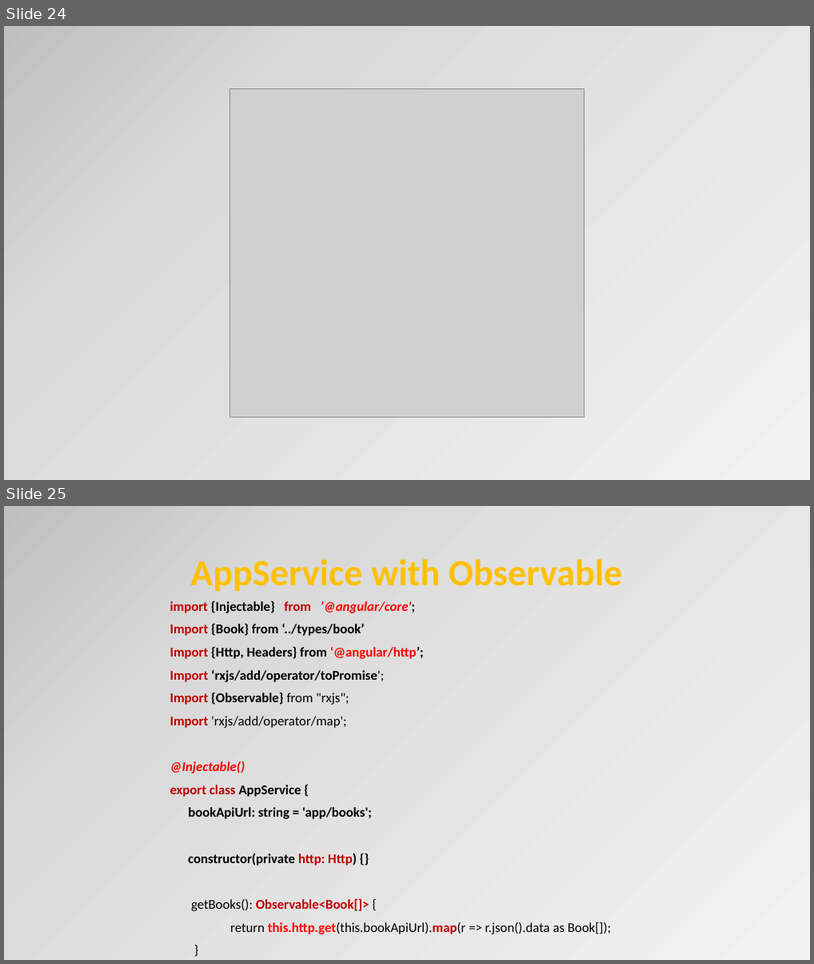
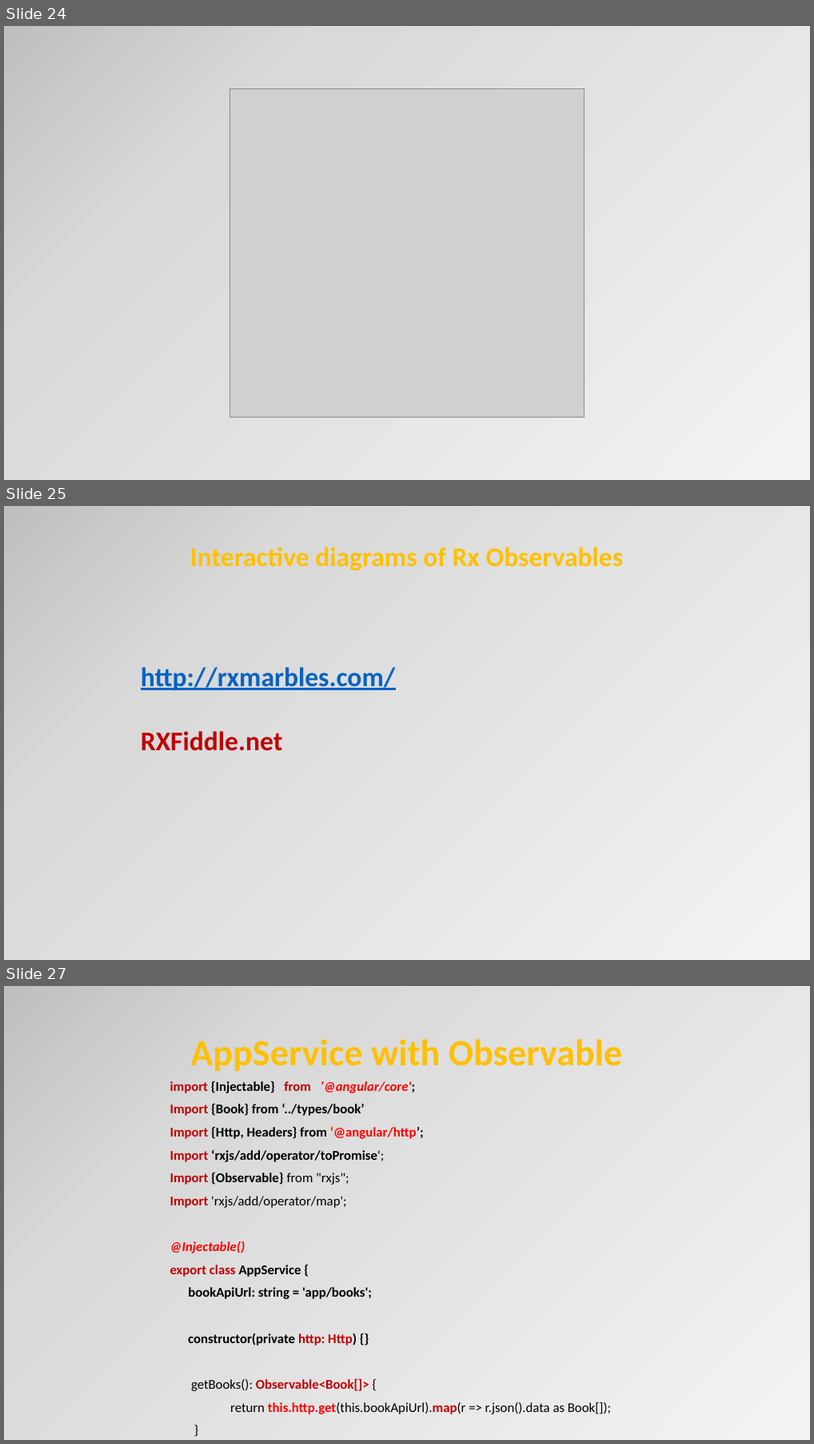
Before and after one commit to petereijgermans11/workshop-reactjs-angular, a slide deck: Angular2.pptx. Shown one above the other, each under a label of ours: slides 24 and 25 before the commit, slides 24, 25 and 27 after it; the slides between them are not shown. The pictures are 814x964 and 814x1444 pixels, drawn with LibreOffice and Linux fonts; fonts in the diff are those of the drawing; grey boxes stand for pictures. Boxes give left, top, right and bottom in pixels: in the first picture for what was removed or moved away, otherwise in the second. Text is boxed around its words. In the diff, an @@ line names an element or a change of style, - is before the commit and + after.

Commit message:
promise syntax and observable syntax
promise syntax and observable syntax

```diff
--- a/Angular2.pptx
+++ b/Angular2.pptx
@@ slide 25 added at bbox=[4, 506, 810, 960], background gradient #F2F2F2 to #D9D9D9 to #BFBFBF to #A6A6A6 @@
@@ title added at bbox=[190, 547, 624, 571], 32 pt, text #FFC000, bold @@
+Interactive diagrams of Rx Observables
@@ text added at bbox=[141, 667, 395, 751], 32 pt, text #0563C1, bold, underline @@
+http://rxmarbles.com/
+RXFiddle.net
@@ what was slide 25 is now slide 27 @@
```
Also in this commit, not shown: 2 slides changed, 1 other slide added, 3 other files.
